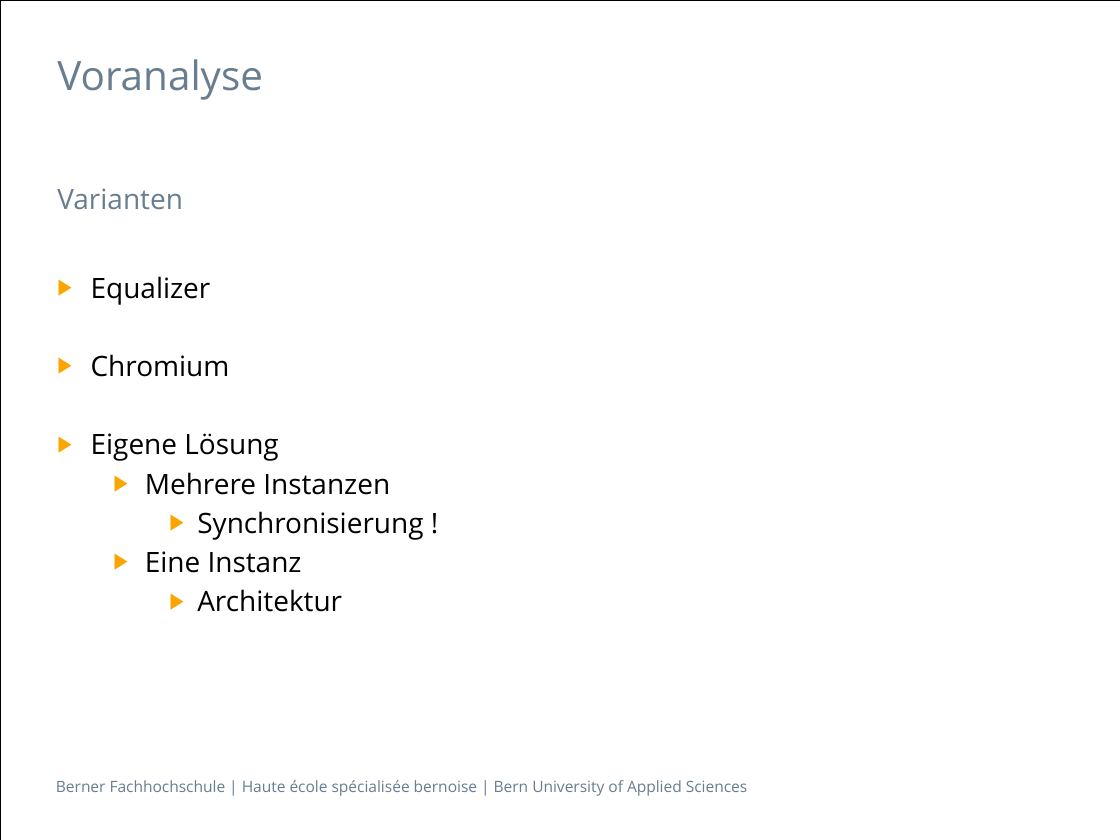
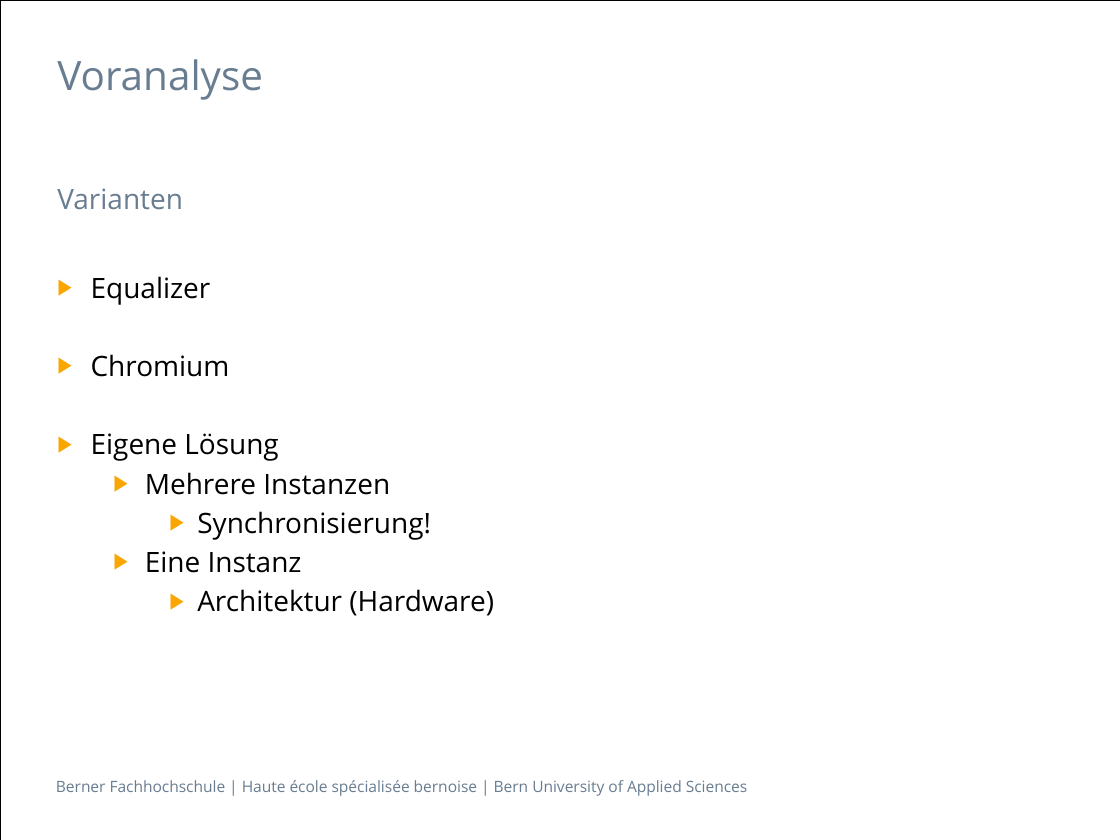
Before and after one commit to villj2/ch.bfh.cpvr.unitycave, a slide deck: slide 10 of docs/presentation/presentation.pptx (slide 9 before the commit). Drawn at 1120x840 pixels with LibreOffice and Linux fonts; fonts in the diff are those of the drawing. Boxes give left, top, right and bottom in pixels: in the first picture for what was removed or moved away, otherwise in the second. Text is boxed around its words. In the diff, an @@ line names an element or a change of style, - is before the commit and + after.

```diff
--- a/docs/presentation/presentation.pptx
+++ b/docs/presentation/presentation.pptx
@@ text at bbox=[197, 511, 431, 540]: spaces changed @@
-    ▶ Synchronisierung !
+    ▶ Synchronisierung!
@@ text at bbox=[197, 589, 494, 616]: text changed @@
-    ▶ Architektur
+    ▶ Architektur (Hardware)
```
Also in this commit, not shown: 6 other slides changed, 1 slide added, 1 other file.
